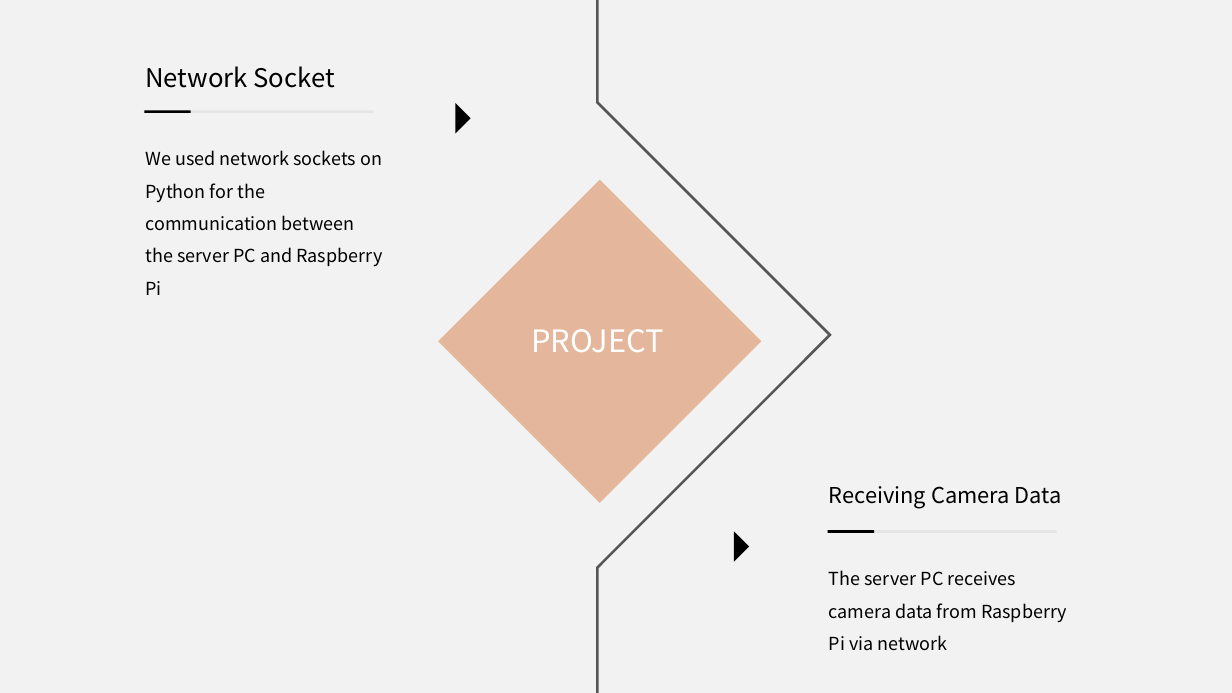
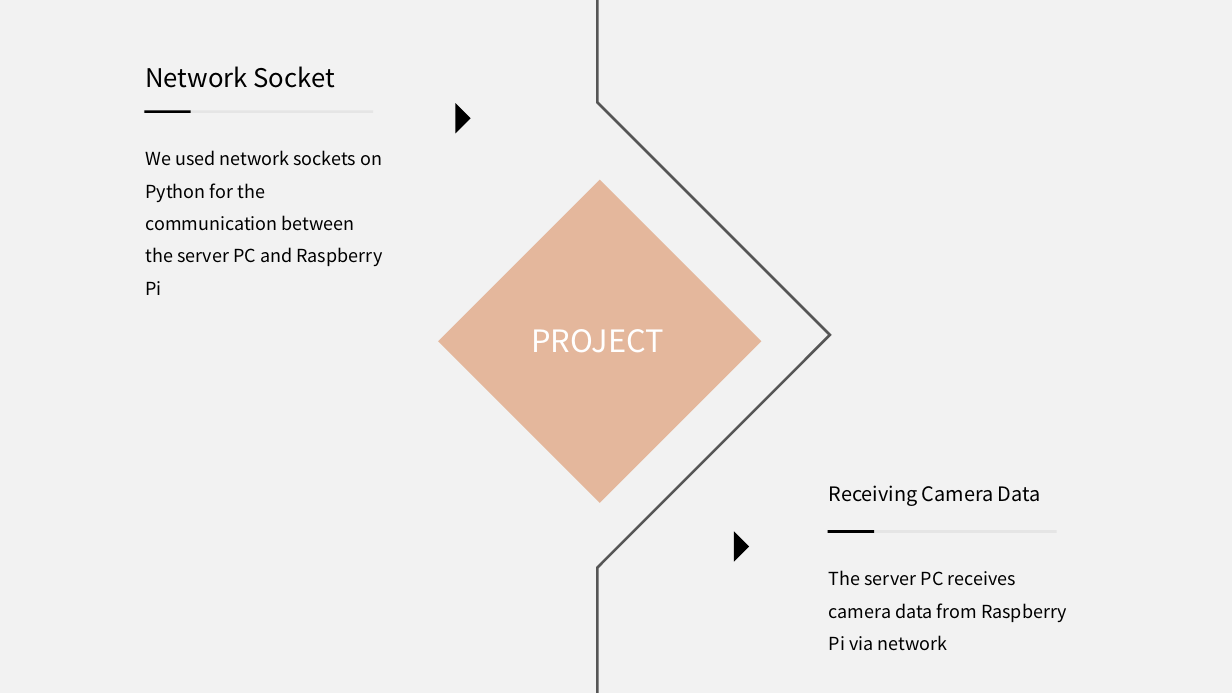
Before and after one commit to jsotouto/ICARUS, a slide deck: slide 26 of ICARUS 최종(일껄).pptx (slide 27 before the commit). Drawn at 1232x693 pixels with LibreOffice and Linux fonts; fonts in the diff are those of the drawing. Boxes give left, top, right and bottom in pixels: in the first picture for what was removed or moved away, otherwise in the second. Text is boxed around its words. In the diff, an @@ line names an element or a change of style, - is before the commit and + after.

```diff
--- a/ICARUS 최종(일껄).pptx
+++ b/ICARUS 최종(일껄).pptx
@@ text "Receiving Camera Data" at (x1=829, y1=485, x2=1041, y2=506): size 17 to 15.5 pt @@
```
Also in this commit, not shown: 9 other slides changed, 2 slides added, 3 slides removed.
